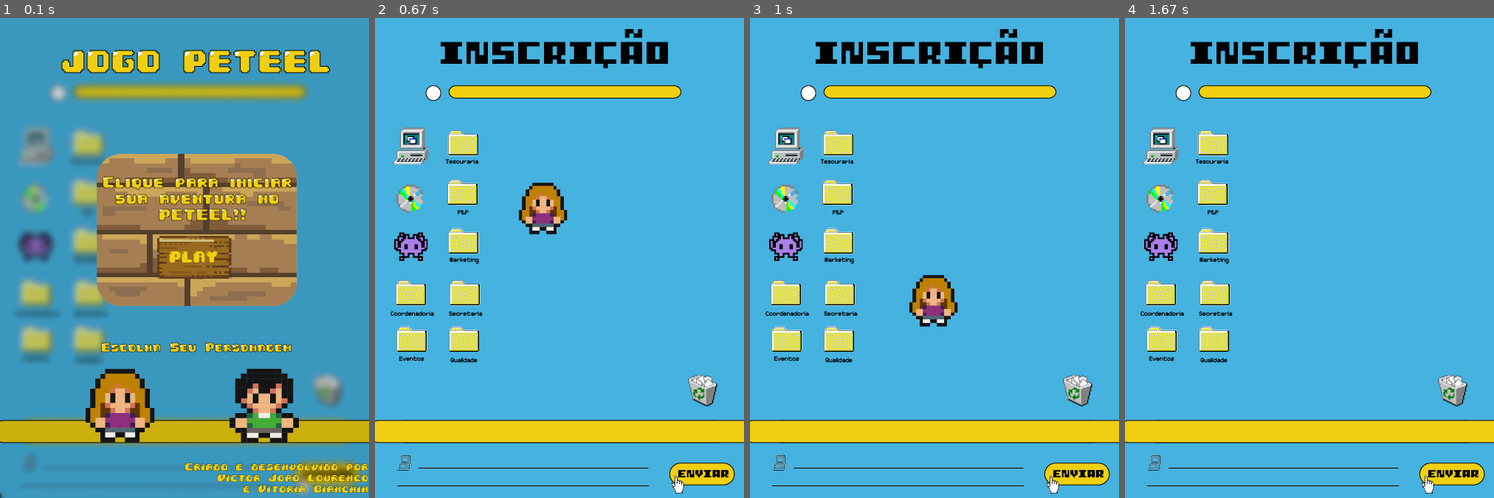
Above: before the commit, frames 1-4 (left to right).
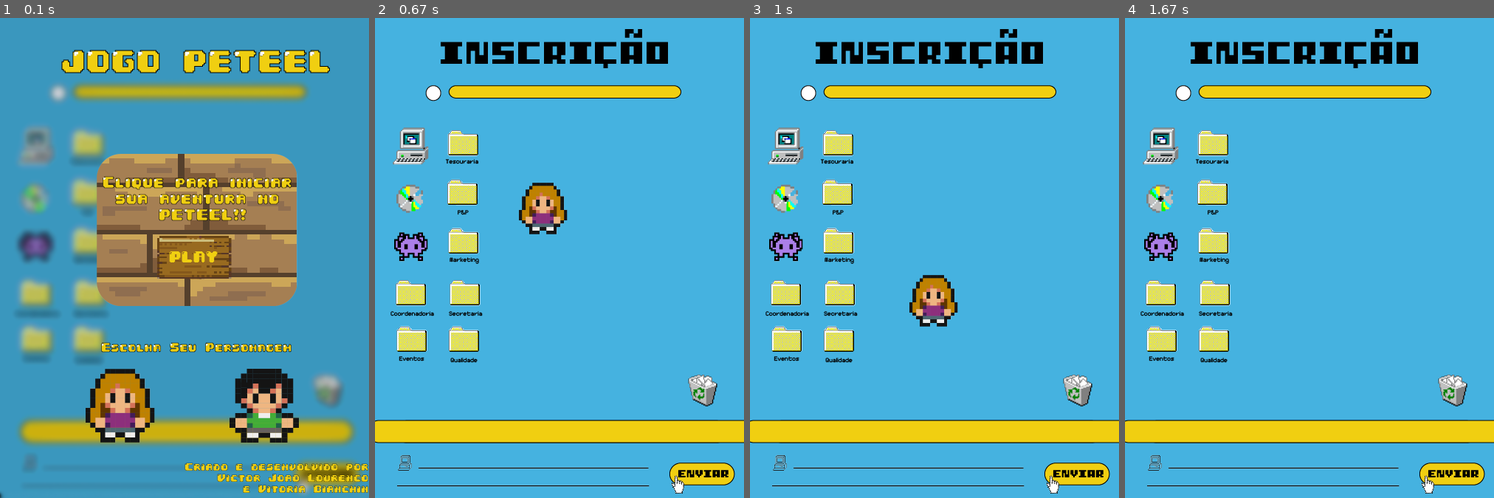
Above: after the commit, the same moments.

Repository: Victor-J-L/JOGO-PETEEL
Game: pygame game, started from primeirafaseteste.py
The game is run twice, just before and just after one commit, with the same random seed, the same clock (stepped at 60 frames per second) and the same inputs.
Inputs (mouse positions are in pixels of both pictures, inside the frame that each line leads up to):
- Up to frame 1 (0.1 s): no input
- Up to frame 2 (0.67 s): click (570, 258) at 0.38 s
- Up to frame 3 (1 s): hold Right from 0.67 s (still down); move the mouse to (919, 277) at 0.7 s
- Up to frame 4 (1.67 s): release Right at 1.13 s; hold Right 1.17-1.63 s

The runs differ from the first frame. In frame 1, 1.8% of the frame differs, in the area x 0-100%, y 83-89%; in frame 2, nothing differs; in frame 3, nothing differs; in frame 4, nothing differs.

Commit message:
chao feito falta colisao

Diff:
--- a/primeirafaseteste.py
+++ b/primeirafaseteste.py
@@ -157,7 +157,7 @@
     bolinha= Bolinha()
     #all_sprites.add(bolinha)
 
-    chao = Chao(-10, 544)
+    chao = Chao(-10, 1000)
     chao_sprite.add(chao)
 
 
@@ -197,6 +197,7 @@
                 personagem.pos = vec(228,200)
                 selecao.rect.right = 800
                 fundo = pygame.image.load("Imagens/Primeira Fase/fundo1_1.png")
+                chao.rect.y = 544
 
        #Código Movimento do personagem
         personagem.acc = vec(0, 0.5)
Binary file added: Imagens/Primeira Fase/chaodes.png
